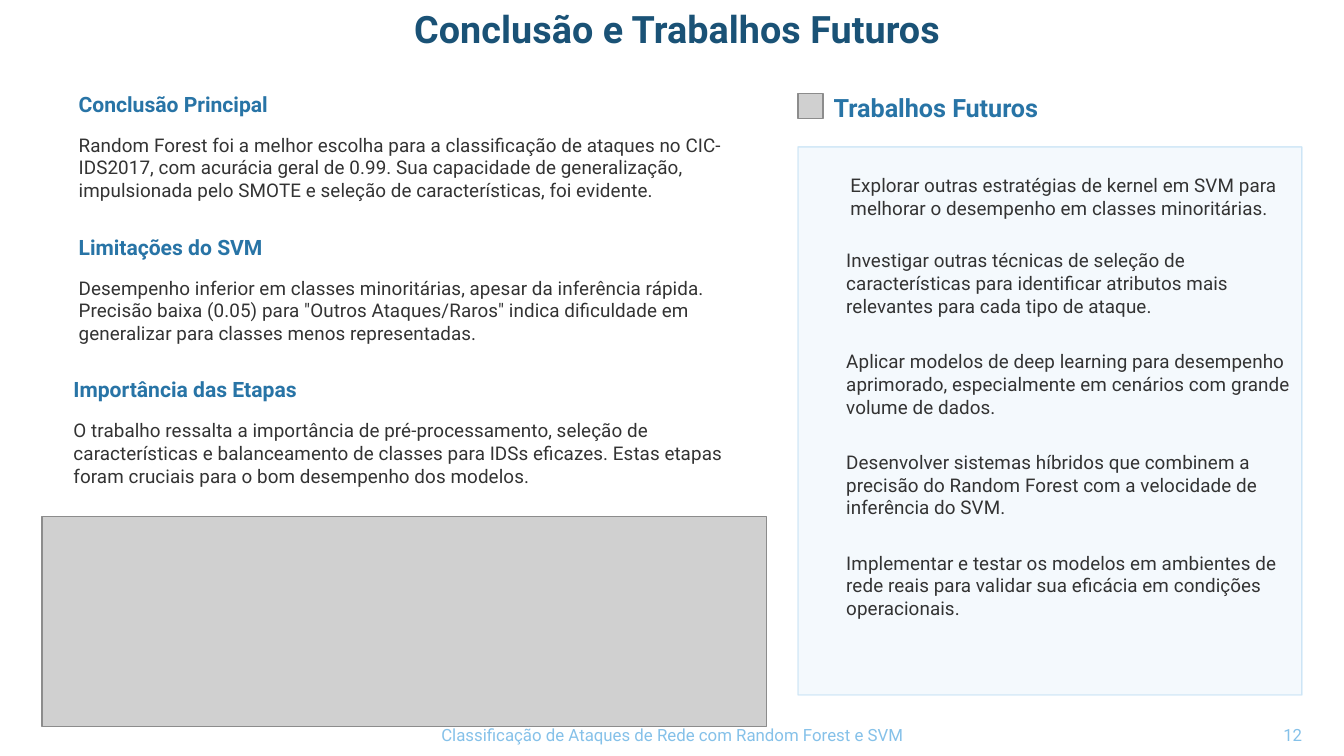
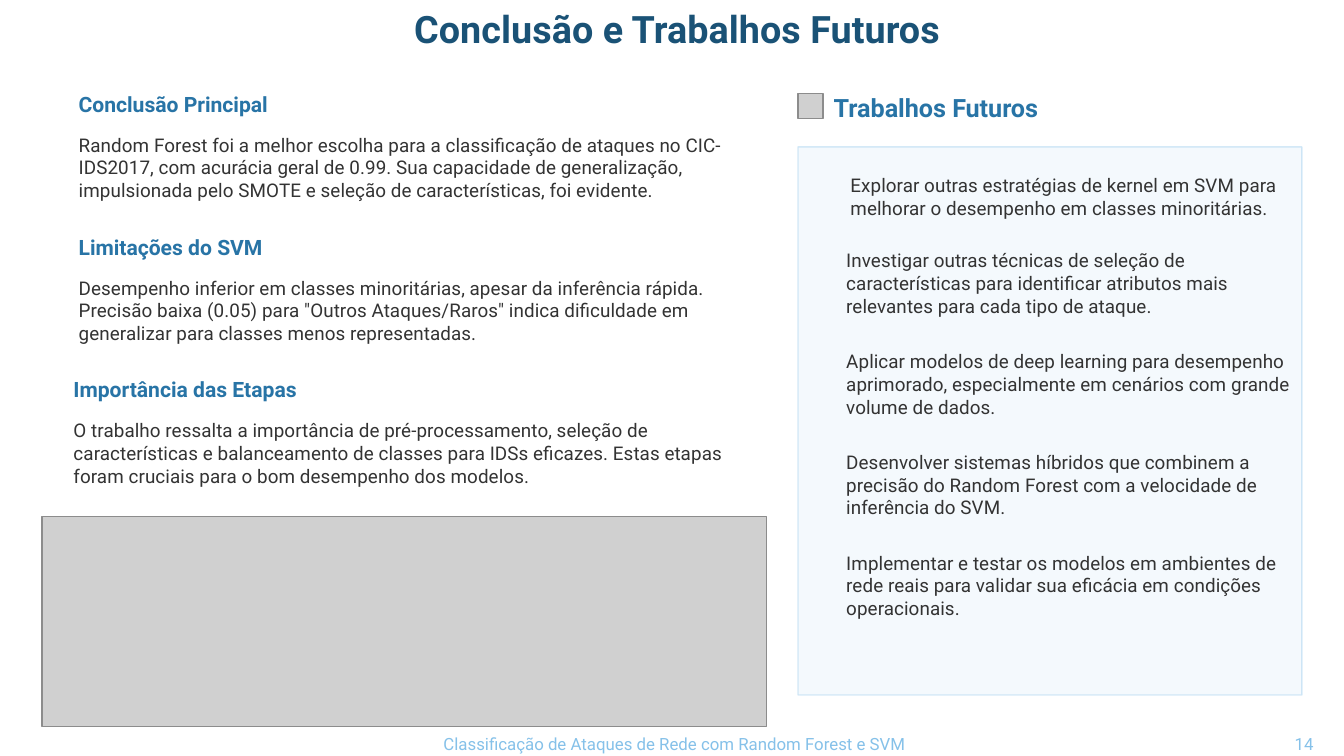
Before and after one commit to jhonatasjgr/Classificacao_de_Ataques_de_Rede_com_Random_Forest_e_SVM, a slide deck: slide 14 of Apresentação/Classificação de Ataques de Rede com Random Forest e SVM Utilizando o Dataset CIC-IDS2017.pptx (slide 12 before the commit). Drawn at 1344x756 pixels with LibreOffice and Linux fonts; fonts in the diff are those of the drawing; grey boxes stand for pictures; background and template pictures are left out. Boxes give left, top, right and bottom in pixels: in the first picture for what was removed or moved away, otherwise in the second. Text is boxed around its words. In the diff, an @@ line names an element or a change of style, - is before the commit and + after.

```diff
--- a/Apresentação/Classificação de Ataques de Rede com Random Forest e SVM Utilizando o Dataset CIC-IDS2017.pptx
+++ b/Apresentação/Classificação de Ataques de Rede com Random Forest e SVM Utilizando o Dataset CIC-IDS2017.pptx
@@ text "Classificação de Ataques de Rede ...": place and size @@
-text "Classificação de Ataques de Rede ..." at box(441, 726, 903, 745)
+text "Classificação de Ataques de Rede ..." at box(443, 737, 905, 754)
@@ text removed at box(1283, 729, 1302, 741) @@
-12
@@ text added at box(1295, 738, 1314, 750), 9 pt, text #85C1E9 @@
+14
```
Also in this commit, not shown: 9 other slides changed, 5 slides added, 3 slides removed, 2 other files.
